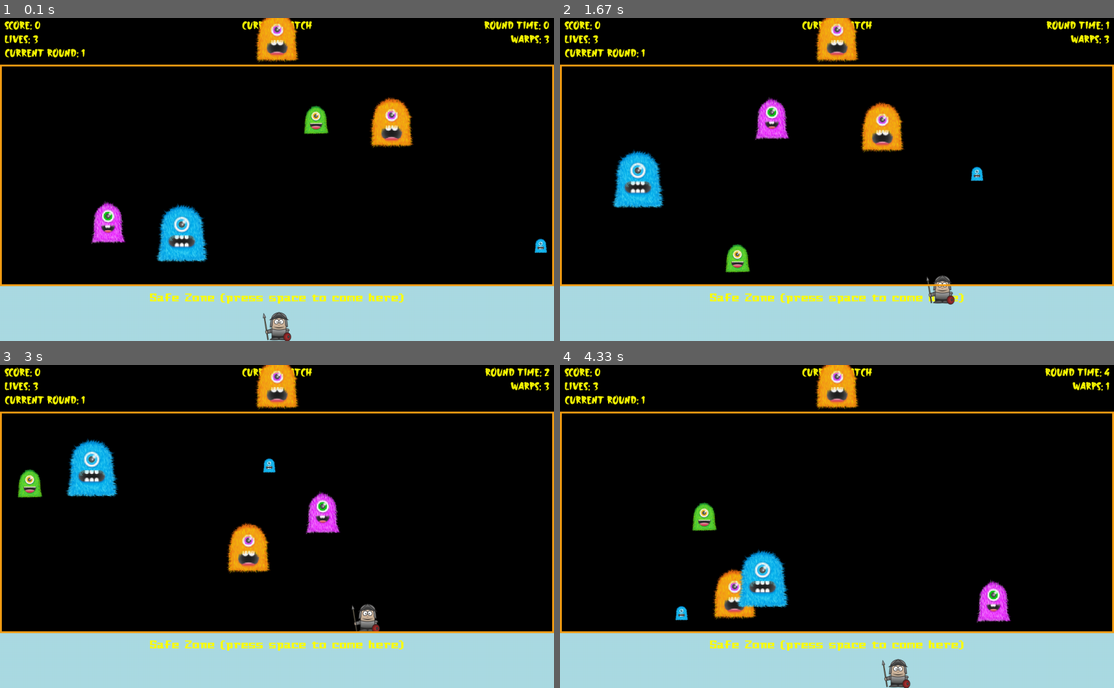
Above: before the commit, frames 1-4 (two rows, left to right).
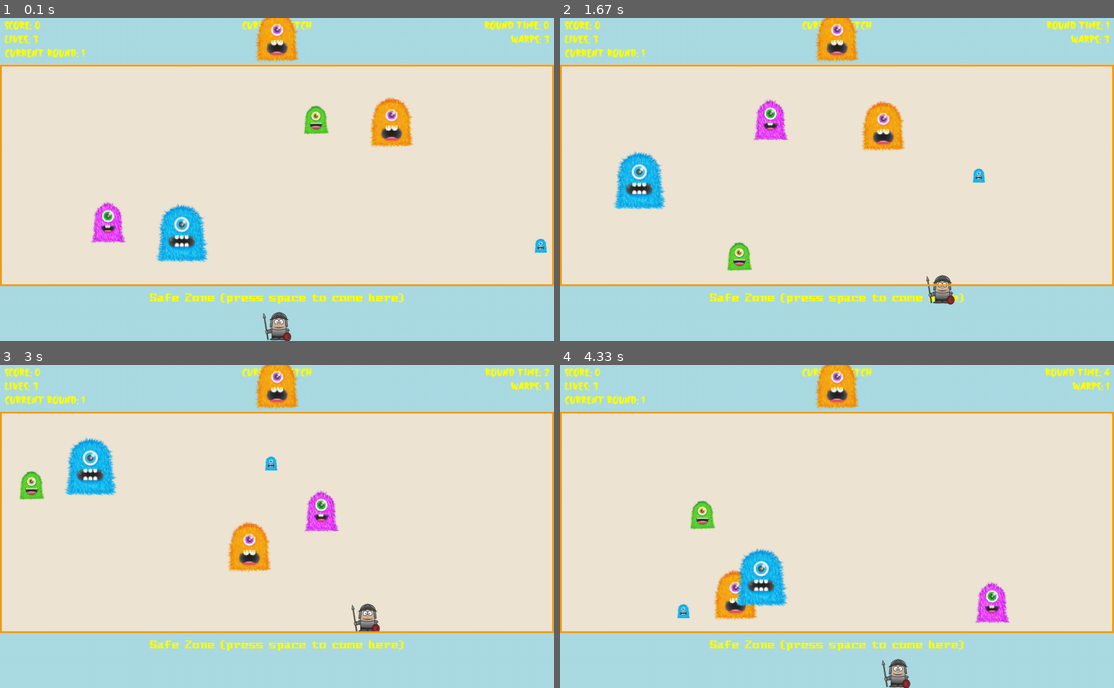
Above: after the commit, the same moments.

Repository: saphir-lab/pygame_monster_wrangler
Game: pygame game, started from game.py
Same seed, same stepped clock (60 frames per second), same inputs: the game is played once before the commit and once after it.
Inputs:
- Up to frame 1 (0.1 s): no input
- Up to frame 2 (1.67 s): tap P at 0.33 s; tap Enter at 0.67 s; hold Right 1-1.47 s; hold Up from 1.5 s (still down)
- Up to frame 3 (3 s): release Up at 1.8 s; hold Right 1.83-2.3 s; hold Left 2.33-2.87 s; hold Down from 2.9 s (still down)
- Up to frame 4 (4.33 s): release Down at 3.2 s; hold Left 3.23-3.63 s; hold Up 3.67-4.03 s; tap Space at 3.73, 4.13 s; hold Right from 4.07 s (still down)

The runs differ from the first frame. In frame 1, 78% of the frame differs, in the area x 0-100%, y 0-83%; in frame 2, 79%; in frame 3, 79%; in frame 4, 79%.

Commit message:
Class for safezone + gameover with animation

Diff:
--- a/dashboard.py
+++ b/dashboard.py
@@ -12,17 +12,19 @@
 
 
 class Dashboard():
-    def __init__(self, screen:pygame.Surface, zone:pygame.Rect , logger:ColorLogger=None):
+    def __init__(self, screen:pygame.Surface, logger:ColorLogger=None):
         self.logger = logger
         self.screen = screen
-        self.screen_rect = zone
 
         # load Dashboard settings
         self.param_file = os.path.join(SETTINGS,"dashboard.yaml")
         self.settings = ParameterFile(self.param_file, logger).parameters
         if self.logger:
-            self.logger.info(f"Player settings: {self.settings}")
+            self.logger.info(f"Dashboard settings: {self.settings}")
         self._init_var_from_settings()
+
+        # Determine Rectangle for Dashboard at TOP of screen
+        self.screen_rect = pygame.Rect(0, 0, screen.get_width(), self.zone_height)
 
         #Set font
         self.font = pygame.font.Font(self.font_path, size=self.font_size)
@@ -33,6 +35,7 @@
     def _init_var_from_settings(self):
         """ Initialize instance variables from setting file content """
         try:
+            self.zone_height:str = self.settings["Height"]
             self.font_path:str = self.settings["Font"]["Path"]
             self.font_size:int = self.settings["Font"]["Size"]
             self.font_color:tuple = self.settings["Font"]["Color"]
@@ -80,6 +83,7 @@
         warp_rect.topright = (self.screen_rect.right - text_margin, 35)
 
         #Blit the HUD
+        pygame.draw.rect(self.screen, self.background_color, self.screen_rect, 0)
         self.screen.blit(catch_text, catch_rect)
         self.screen.blit(score_text, score_rect)
         self.screen.blit(round_text, round_rect)
@@ -122,4 +126,4 @@
 
 if __name__ == "__main__":
     pygame.init()
-    dashboard = Dashboard(screen=pygame.display.set_mode((1200, 600)), zone=pygame.Rect(0, 0, 1200, 100))
+    dashboard = Dashboard(screen=pygame.display.set_mode((1200, 600)))
--- a/game.py
+++ b/game.py
@@ -12,6 +12,7 @@
 from dashboard import Dashboard
 from ennemies import Ennemies, Monster
 from player import Player
+from safezone import SafeZone
 from utils.parameterfile import ParameterFile
 from utils.coloredlog import ColorLogger
 
@@ -21,6 +22,7 @@
 # - DONE: Restructure the yaml file in game
 # - DONE: Check catch is OK using Name instead of colot
 # - DONE: Add more try/except when loading all setting files
+# - DONE: Dediced class to draw safezone
 # - How to validate format of fields in YAMLL file --> use schema library
 # - Add more logging for debugging purpose
 # - Add a first page before starting (other then the pause one use currently)
@@ -54,9 +56,7 @@
             #Set game values
             self.exit = False
             self.is_paused = False
-            self.dashboard_zone = pygame.Rect(0, 0, self.screen_size.x, self.dashboard_zone_height)  # TOP of screen
-            self.safe_zone = pygame.Rect(0, self.screen_size.y-self.safe_zone_height+1, self.screen_size.x, self.safe_zone_height)  # Bottom of screen
-            self.play_zone = pygame.Rect(0, self.dashboard_zone_height+1, self.screen_size.x, self.screen_size.y - self.dashboard_zone_height - self.safe_zone_height)   # Middle of Screen
+            self.clock = pygame.time.Clock()
 
             # Initialize Screen
             # pygame.mixer.pre_init(44100, -16, 2, 4096)    # Not sure about usage
@@ -66,9 +66,12 @@
                 self.icon = pygame.image.load(self.icon_path)
                 pygame.display.set_icon(self.icon)
 
+            # Set screen Regions
             self.screen = pygame.display.set_mode(self.screen_size)
             self.screen_rect = self.screen.get_rect()
-            self.clock = pygame.time.Clock()
+            self.dashboard = Dashboard(screen=self.screen, logger=self.logger) # TOP of screen
+            self.safezone = SafeZone(screen=self.screen, logger=self.logger) # BOTTOM of screen
+            self.playzone = pygame.Rect(0, self.dashboard.zone_height+1, self.screen_size.x, self.screen_size.y - self.dashboard.zone_height - self.safezone.zone_height)   # Middle of Screen
 
             #Set sounds and music
             self.next_level_sound = pygame.mixer.Sound(file=self.sound_path_next_level)
@@ -81,24 +84,18 @@
             self.monster_group = pygame.sprite.Group()
 
             # Initialize Player
-            self.player = Player(play_zone=self.play_zone, safe_zone=self.safe_zone, logger=self.logger)
+            self.player = Player(play_zone=self.playzone, safe_zone=self.safezone.screen_rect, logger=self.logger)
             self.player_group.add(self.player)
 
             # Initialize Monsters
             self.ennemies_lst = Ennemies(logger=self.logger).ennemies_lst
-
-            # Initialize the dashboard
-            self.dashboard = Dashboard(screen=self.screen, zone=self.dashboard_zone, logger=self.logger)
 
     def _init_var_from_settings(self):
         try:
             self.title = self.settings["Title"]
             self.icon_path = self.settings["Icon"]
             self.FPS = self.settings["FPS"]
-
-            self.screen_size = vector(self.settings["Screen"]["Size"])
-            self.dashboard_zone_height = self.settings["Screen"]["DashboardHeight"]
-            self.safe_zone_height = self.settings["Screen"]["SafeZoneHeight"]
+            self.screen_size = vector(self.settings["ScreenSize"])
 
             self.font_path:str = self.settings["Font"]["Path"]
             self.font_size:int = self.settings["Font"]["Size"]
@@ -119,26 +116,35 @@
                 print("ERROR:", f"EXIT PROGRAM !!!")
             exit()
 
-    def update(self):
+    def update(self, msg1:pygame.Surface=None, msg2:pygame.Surface=None):
         #Fill the display
         self.screen.fill(self.background_color)
-        self.draw_safezone()
+        self.safezone.draw()
 
         #Update and draw sprite groups
-        self.player_group.update()
+        if self.is_paused:
+        # Display pause text
+            if msg1:
+                msg1_rect = msg1.get_rect()
+                msg1_rect.center = self.screen_rect.center
+                self.screen.blit(msg1, msg1_rect)
+            if msg2:
+                msg2_rect = msg2.get_rect()
+                msg2_rect.center = (self.screen_rect.centerx, self.screen_rect.centery + (self.font_size * 2))
+                self.screen.blit(msg2, msg2_rect)
+        else:
+        # Update elements when not paused
+            self.dashboard.update_timestamp(FPS=self.FPS)
+            self.player_group.update()
+            self.monster_group.update()
+            self.check_collisions()
+
         self.player_group.draw(self.screen)
-        self.monster_group.update()
         self.monster_group.draw(self.screen)
 
-        #Update and draw the Dashboard
-        self.dashboard.update_timestamp(FPS=self.FPS)
+        #draw Dashboard & Color the play zone with the color of the target monster
         self.dashboard.draw(lives=self.player.lives, warps=self.player.warps, target_monster_image=self.target_monster_hud_image)
-
-        # Color the play zone with the color of the target monster
-        pygame.draw.rect(self.screen, self.target_monster.color, self.play_zone, 4)
-
-        #Check for collisions
-        self.check_collisions()
+        pygame.draw.rect(self.screen, self.target_monster.color, self.playzone, 4)
 
         #Update display and tick clock
         pygame.display.update()
@@ -179,20 +185,9 @@
         self.target_monster = random.choice(self.monster_group.sprites())
         self.target_monster_hud_image = self.target_monster.image
 
-    def draw_safezone(self):
-        text_margin = 10
-        safezone_text = self.font.render("Safe Zone (press space to come here)", True, self.font_color )
-        safezone_rect = safezone_text.get_rect()
-        safezone_rect.centerx = self.safe_zone.centerx
-        safezone_rect.top = self.safe_zone.top + text_margin
-
-        #Blit the safe zone
-        pygame.draw.rect(self.screen, (171,219,227), self.safe_zone, 0)
-        self.screen.blit(safezone_text, safezone_rect)
-
     def game_over(self):
         self.player.reset_position()
-        self.pause_game(f"Game Over", enter_to_text="play again", reset_backround=False)
+        self.pause_game(f"Game Over", enter_to_text="play again", with_animation=True)
         self.reset_game()
 
     def input_player(self):
@@ -230,28 +225,19 @@
         #End the game
         pygame.quit()
 
-    def pause_game(self, msg, enter_to_text, reset_backround=True):
+    def pause_game(self, msg, enter_to_text, with_animation=False):
         """Pause the game"""
-        #Create the main pause text
-        msg = self.font.render(msg, True, self.font_color )
-        main_rect = msg.get_rect()
-        main_rect.center = self.screen_rect.center
-
-        #Create the 'Enter to' text
+        #Create the pause text
+        msg = self.font.render(msg, True, self.font_color)
         sub_text = self.font.render(f"Press 'Enter' to {enter_to_text}", True, self.font_color )
-        sub_rect = sub_text.get_rect()
-        sub_rect.center = (main_rect.centerx, main_rect.centery + 64)
-
-        #Display the pause text
-        if reset_backround:
-            self.screen.fill(self.background_color)
-        self.screen.blit(msg, main_rect)
-        self.screen.blit(sub_text, sub_rect)
-        pygame.display.update()
 
         #Pause the game
         self.is_paused = True
         while self.is_paused:
+            if with_animation:
+                #Update and draw sprite groups
+                self.monster_group.update()
+            self.update(msg1=msg, msg2=sub_text)
             self.input_player()
 
     def quit_game(self):
@@ -284,7 +270,7 @@
         cnt = 0
         for i in range(self.dashboard.round_number):
             for ennemy in self.ennemies_lst:
-                monster = Monster(settings=ennemy, play_zone=self.play_zone, logger=self.logger)
+                monster = Monster(settings=ennemy, play_zone=self.playzone, logger=self.logger)
                 self.monster_group.add(monster)
 
         #Choose a new target monster
@@ -293,9 +279,9 @@
 
     def test_reduce_playzone(self):
         """ Reduce the play zone & increse safe zone heights"""
-        self.play_zone.height -= 10
-        self.safe_zone.y -= 10
-        self.safe_zone.height += 10
+        self.playzone.height -= 10
+        self.safezone.screen_rect.y -= 10
+        self.safezone.screen_rect.height += 10
 
 if __name__ == "__main__":
     game = Game()
--- /dev/null
+++ b/safezone.py
@@ -0,0 +1,65 @@
+# Standard Python Modules
+import os
+from typing import Any
+
+# External Python Modules
+import pygame
+
+# Personal Python Modules
+from const import *
+from utils.parameterfile import ParameterFile
+from utils.coloredlog import ColorLogger
+
+
+class SafeZone():
+    def __init__(self, screen:pygame.Surface, logger:ColorLogger=None):
+        self.logger = logger
+        self.screen = screen
+
+        # load Dashboard settings
+        self.param_file = os.path.join(SETTINGS,"safezone.yaml")
+        self.settings = ParameterFile(self.param_file, logger).parameters
+        if self.logger:
+            self.logger.info(f"SafeZone settings: {self.settings}")
+        self._init_var_from_settings()
+
+        # Determine Rectangle for Safe zone at BOTTOM of screen
+        self.screen_rect = pygame.Rect(0, screen.get_height()-self.zone_height+1, screen.get_width(), self.zone_height)
+
+        #Set font
+        self.font = pygame.font.Font(self.font_path, size=self.font_size)
+
+    def _init_var_from_settings(self):
+        """ Initialize instance variables from setting file content """
+        try:
+            self.zone_height:str = self.settings["Height"]
+            self.font_path:str = self.settings["Font"]["Path"]
+            self.font_size:int = self.settings["Font"]["Size"]
+            self.font_color:tuple = self.settings["Font"]["Color"]
+            self.background_color:tuple = self.settings["Background"]["Color"]
+        except Exception as e:
+            if self.logger:
+                self.logger.error(f"{str(e)} field not found in {self.param_file} !")
+                self.logger.error(f"EXIT PROGRAM !!!")
+            else:
+                print("ERROR:", f"{str(e)} field not found in {self.param_file} !")
+                print("ERROR:", f"EXIT PROGRAM !!!")
+            exit()
+
+    def draw(self):
+        """Draw the Safezone"""
+        text_margin = 10
+        safezone_text = self.font.render("Safe Zone (press space to come here)", True, self.font_color )
+        safezone_rect = safezone_text.get_rect()
+        safezone_rect.centerx = self.screen_rect.centerx
+        safezone_rect.top = self.screen_rect.top + text_margin
+
+        #Blit the safe zone
+        pygame.draw.rect(self.screen, self.background_color, self.screen_rect, 0)
+        self.screen.blit(safezone_text, safezone_rect)
+
+
+
+if __name__ == "__main__":
+    pygame.init()
+    safezone = SafeZone(screen=pygame.display.set_mode((1200, 600)))
--- a/settings/dashboard.yaml
+++ b/settings/dashboard.yaml
@@ -1,6 +1,8 @@
+Height: 100
 Font:
   Path: assets/fonts/Abrushow.ttf
   Size: 24
   Color: [255, 255, 0]     # YELLOW
 Background:
-  Color: [0, 0, 0]         # BLACK
+  Color: [171,219,227]        # BLACK
+  Image: null
--- a/settings/game.yaml
+++ b/settings/game.yaml
@@ -2,16 +2,13 @@
 # Icon: null
 Icon: assets/images/game/monster_icon.png
 FPS: 60
-Screen:
-  Size: [1200, 700]
-  DashboardHeight: 100
-  SafeZoneHeight: 120
+ScreenSize: [1200, 700]
 Font:
   Path: assets/fonts/Pixel.ttf
   Size: 24
-  Color: [255, 255, 0]     # YELLOW
+  Color: [255, 0, 0]     # RED
 Background:
-  Color: [0, 0, 0]         # BLACK
+  Color: [238,229,212]         # BLACK
   Image: null
 Music:
   Play: null
--- a/settings/safezone.yaml
+++ b/settings/safezone.yaml
@@ -1,7 +1,8 @@
-Height: 100
+Height: 120
 Font:
-  Path: assets/fonts/Abrushow.ttf
+  Path: assets/fonts/Pixel.ttf
   Size: 24
   Color: [255, 255, 0]     # YELLOW
 Background:
   Color: [171,219,227]     # Light Blue
+  Image: null
